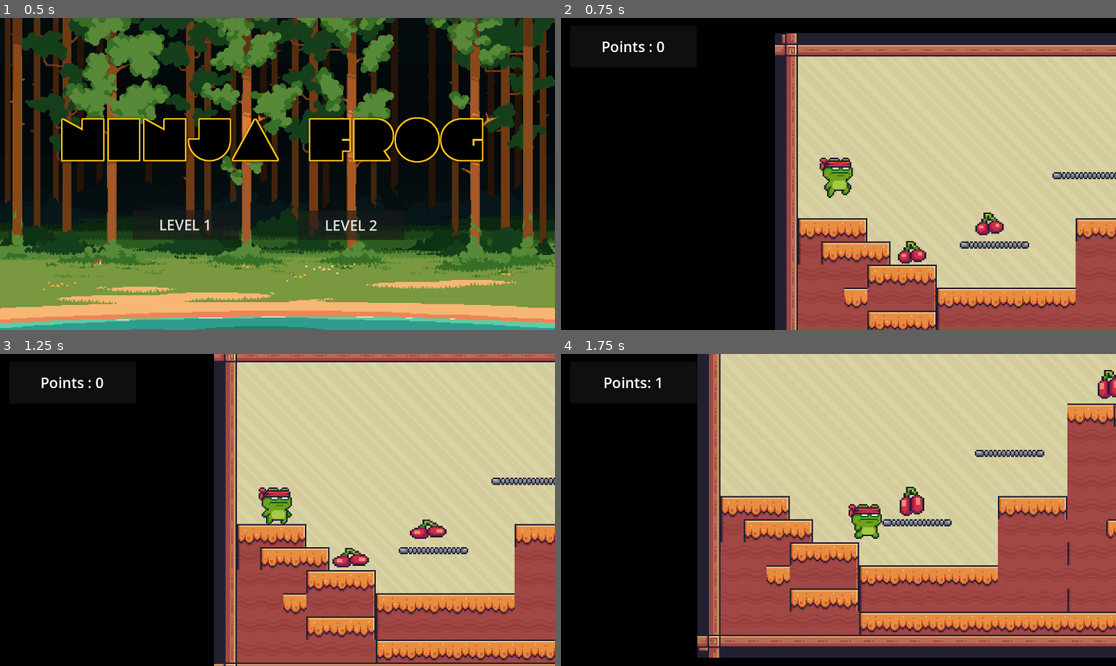
Above: before the commit, frames 1-4 (two rows, left to right).
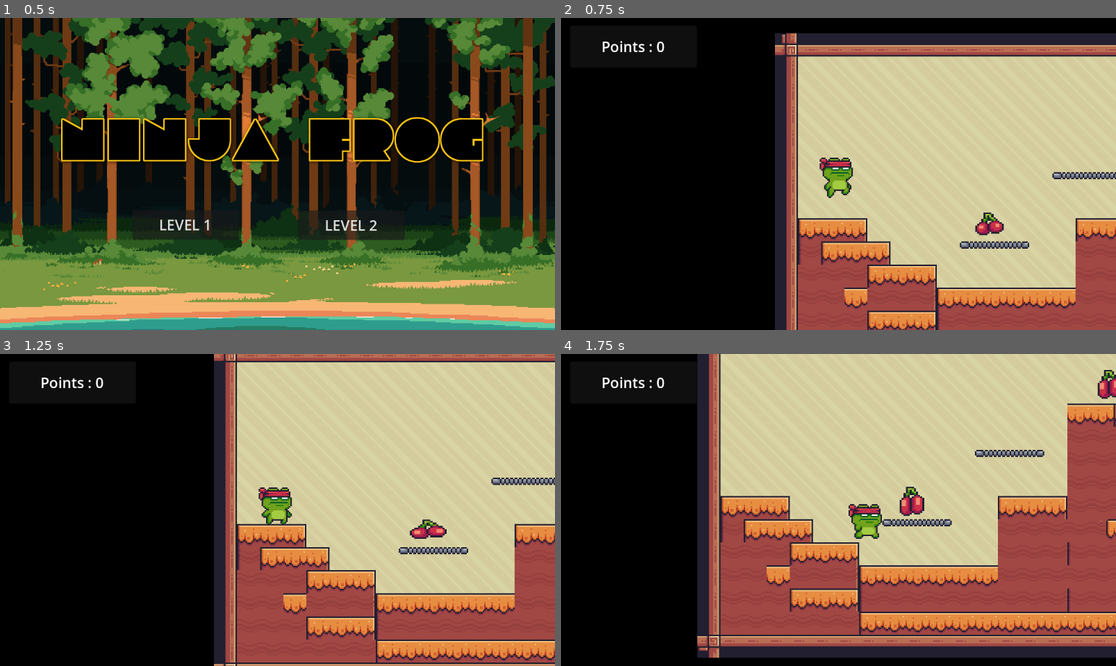
Above: after the commit, the same moments.

Repository: Nasser-Alzaid/Ninja-Frog-2D
Game: Godot game, scene res://sense/Main_Menu.tscn
The game is run twice, just before and just after one commit, with the same random seed, the same clock (stepped at 60 frames per second) and the same inputs.
Inputs:
- Up to frame 1 (0.5 s): no input
- Up to frame 2 (0.75 s): click "LEVEL 2" at 0.5 s
- Up to frame 3 (1.25 s): no input
- Up to frame 4 (1.75 s): hold Right (right) from 1.28 s (still down); tap Space (jump) at 1.52 s

Frame 1 is identical in both runs. In frame 2, 0.3% of the frame differs, in the area x 60-66%, y 71-79%; in frame 3, 0.3%, in the area x 59-67%, y 62-69%; in frame 4, 0.2%.

Commit message:
Update Level2.tscn

Diff:
--- a/sense/Level2.tscn
+++ b/sense/Level2.tscn
@@ -273,9 +273,6 @@
 [node name="Collectable" parent="SenceObject/collectablegroup" instance=ExtResource("6_gcafh")]
 position = Vector2(383, 339)
 
-[node name="Collectable2" parent="SenceObject/collectablegroup" instance=ExtResource("6_gcafh")]
-position = Vector2(222, 398)
-
 [node name="Collectable3" parent="SenceObject/collectablegroup" instance=ExtResource("6_gcafh")]
 position = Vector2(794, 96)
 
